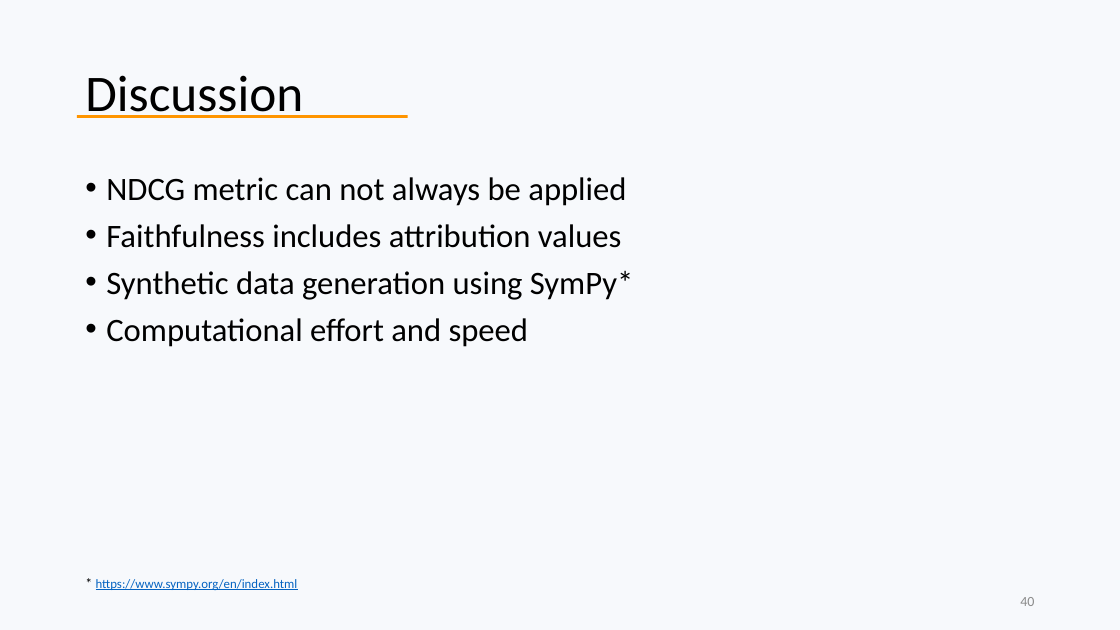
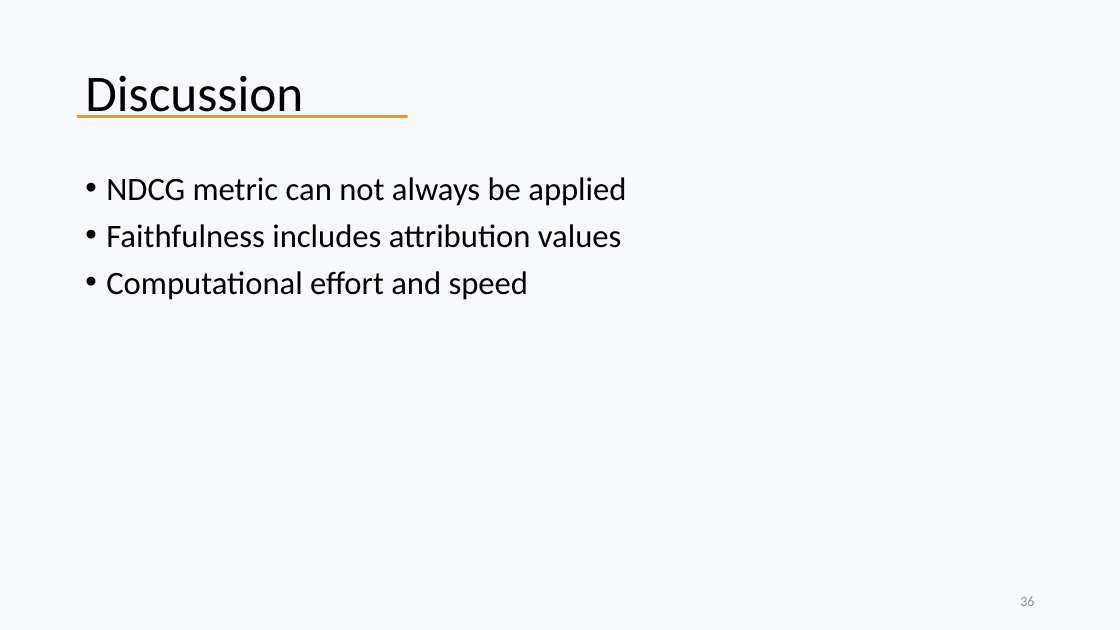
Before and after one commit to marnixm/lime_experiments, a slide deck: slide 36 of _Presentation/Thesis Marnix Maas (2020) - An assessment of black box model explainers.pptx (slide 40 before the commit). Drawn at 1120x630 pixels with LibreOffice and Linux fonts; fonts in the diff are those of the drawing; background and template pictures are left out. Boxes give left, top, right and bottom in pixels: in the first picture for what was removed or moved away, otherwise in the second. Text is boxed around its words. In the diff, an @@ line names an element or a change of style, - is before the commit and + after.

```diff
--- a/_Presentation/Thesis Marnix Maas (2020) - An assessment of black box model explainers.pptx
+++ b/_Presentation/Thesis Marnix Maas (2020) - An assessment of black box model explainers.pptx
@@ text at (x1=106, y1=271, x2=633, y2=300): paragraph removed @@
-• Synthetic data generation using SymPy*
@@ text removed at (x1=96, y1=579, x2=298, y2=590) @@
-* https://www.sympy.org/en/index.html
@@ page number at (x1=1020, y1=597, x2=1034, y2=606): text changed @@
-40
+36
```
Also in this commit, not shown: 18 other slides changed, 2 slides added, 9 slides removed, 10 other files.
